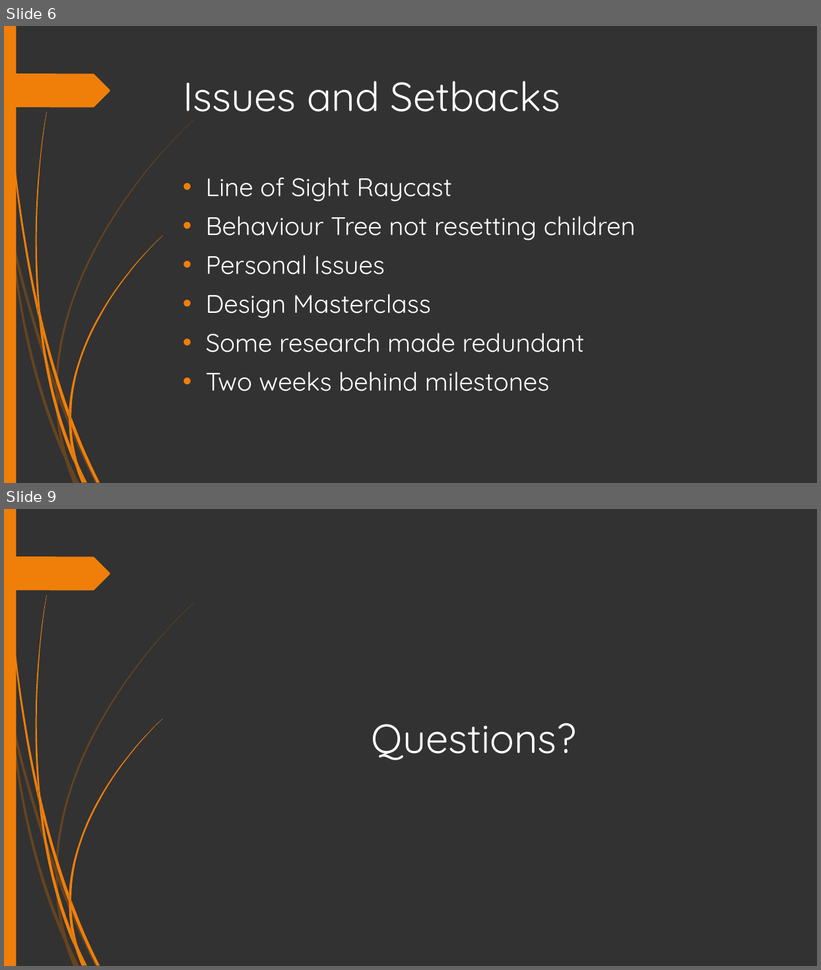
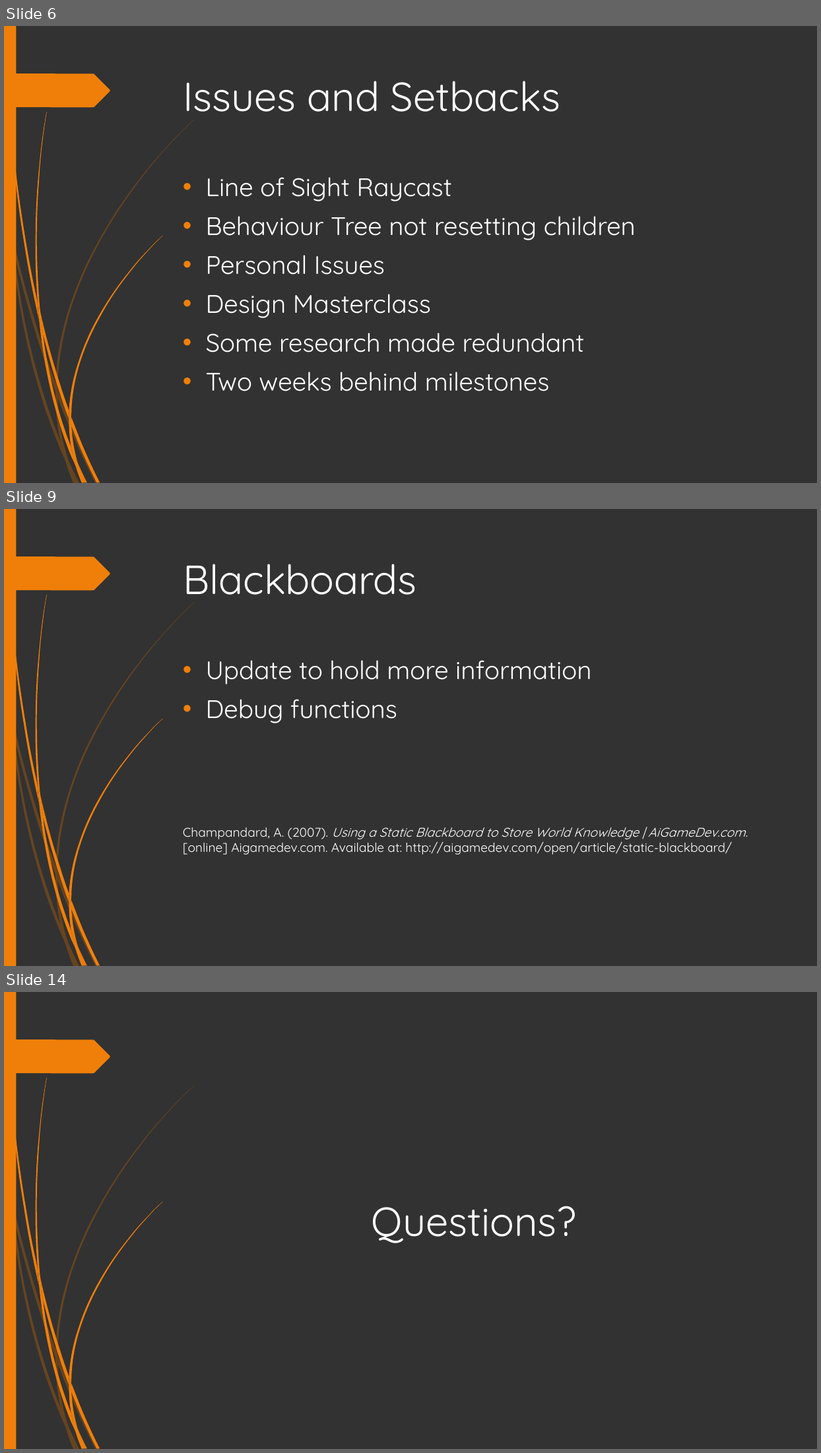
Before and after one commit to HenryWilliam95/AI_FINAL_PROJECT, a slide deck: Documents/Presentation-1.pptx. Shown one above the other, each under a label of ours: slides 6 and 9 before the commit, slides 6, 9 and 14 after it; the slides between them are not shown. The pictures are 821x970 and 821x1453 pixels, drawn with LibreOffice and Linux fonts; fonts in the diff are those of the drawing. Boxes give left, top, right and bottom in pixels: in the first picture for what was removed or moved away, otherwise in the second. Text is boxed around its words. In the diff, an @@ line names an element or a change of style, - is before the commit and + after.

```diff
--- a/Documents/Presentation-1.pptx
+++ b/Documents/Presentation-1.pptx
@@ slide 9 added at (4,509,817,966), background #323232; not listed: 24 template elements that a slide beside it also shows @@
@@ title added at (183,564,417,595), 48 pt, text #FFFFFF @@
+Blackboards
@@ text added at (183,660,745,855), 15 pt, text #FFFFFF @@
+• Update to hold more information
+• Debug functions
+Champandard, A. (2007). Using a Static Blackboard to Store World Knowledge | AiGameDev.com. [online] Aigamedev.com. Available at: http://aigamedev.com/open/article/static-blackboard/
@@ what was slide 9 is now slide 14 @@
```
Also in this commit, not shown: 3 slides changed, 4 other slides added.
